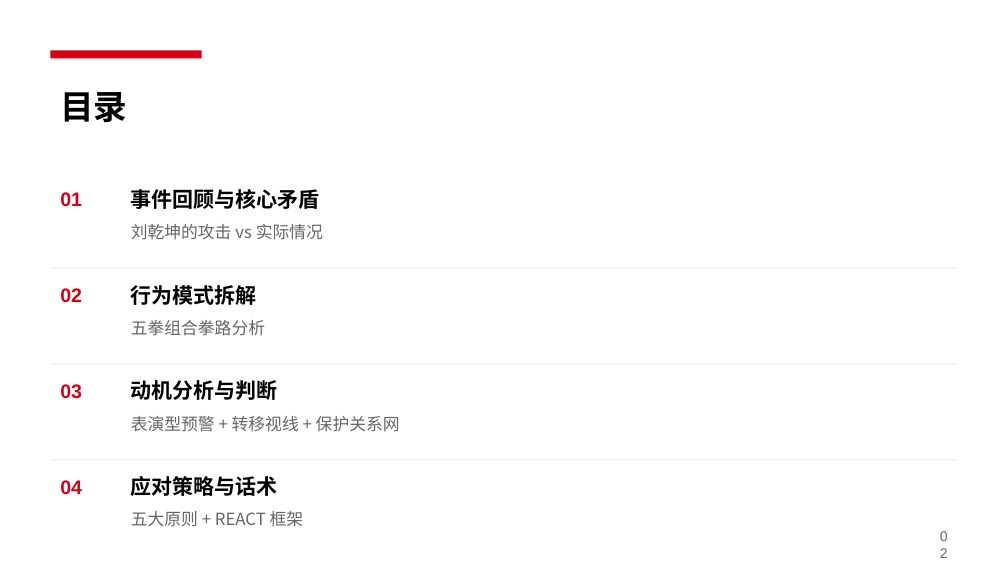
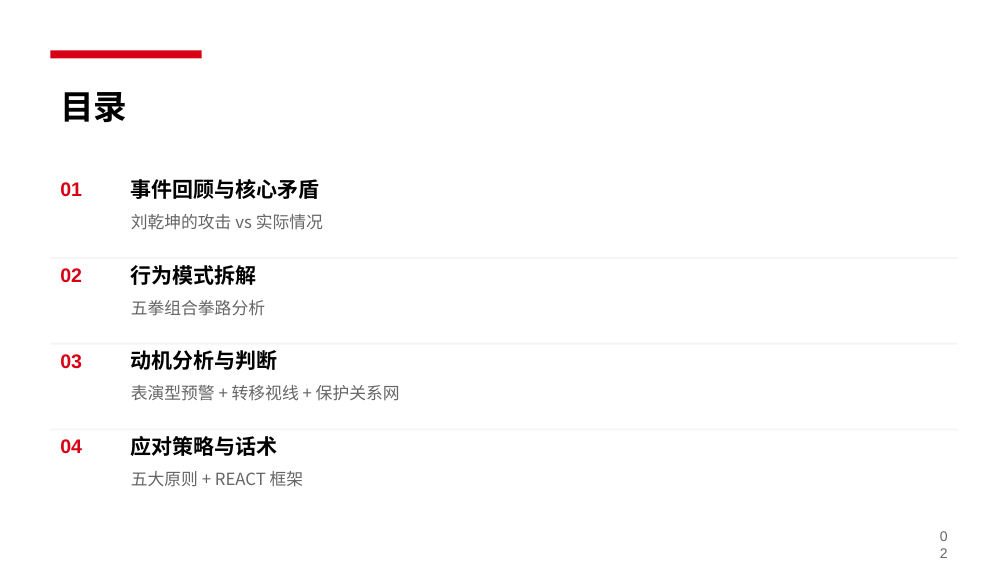
Before and after one commit to sundanian1991/openmino, a slide deck: slide 2 of slides/output/如何应对职场带节奏-v5-clean.pptx. Drawn at 1008x567 pixels with LibreOffice and Linux fonts; fonts in the diff are those of the drawing. Boxes give left, top, right and bottom in pixels: in the first picture for what was removed or moved away, otherwise in the second. Text is boxed around its words. In the diff, an @@ line names an element or a change of style, - is before the commit and + after.

Commit message:
fix: 调整排版间距，优化呼吸感
- 封面：标题从 40 号字→36 号，整体布局更紧凑
- 目录：章节间距从 0.95→0.85
- 事件回顾：表头和内容高度收紧，行距从 0.65→0.55
- 行为模式：卡片高度调整，字号从 9/10/12→8/9/11，底部总结简化为线条
- 动机分析：每项间距从 0.95→1.05，增加呼吸感
- 应对策略：卡片高度从 1.8→1.9，REACT 框架间距优化
- 总结页：左右内容间距从 0.75→0.7，金句卡片上移

```diff
--- a/slides/output/如何应对职场带节奏-v5-clean.pptx
+++ b/slides/output/如何应对职场带节奏-v5-clean.pptx
@@ 3 texts, 1 rectangle: place and size @@
-3 texts, 1 rectangle at [50, 189, 958, 269]
+3 texts, 1 rectangle at [50, 179, 958, 259]
@@ 3 texts, 1 rectangle: place and size @@
-3 texts, 1 rectangle at [50, 285, 958, 365]
+3 texts, 1 rectangle at [50, 265, 958, 345]
@@ 3 texts, 1 rectangle: place and size @@
-3 texts, 1 rectangle at [50, 380, 958, 461]
+3 texts, 1 rectangle at [50, 350, 958, 430]
@@ 3 texts: place and size @@
-3 texts at [60, 476, 304, 527]
+3 texts at [60, 436, 304, 487]
```
Also in this commit, not shown: 6 other slides changed, 7 other files.
